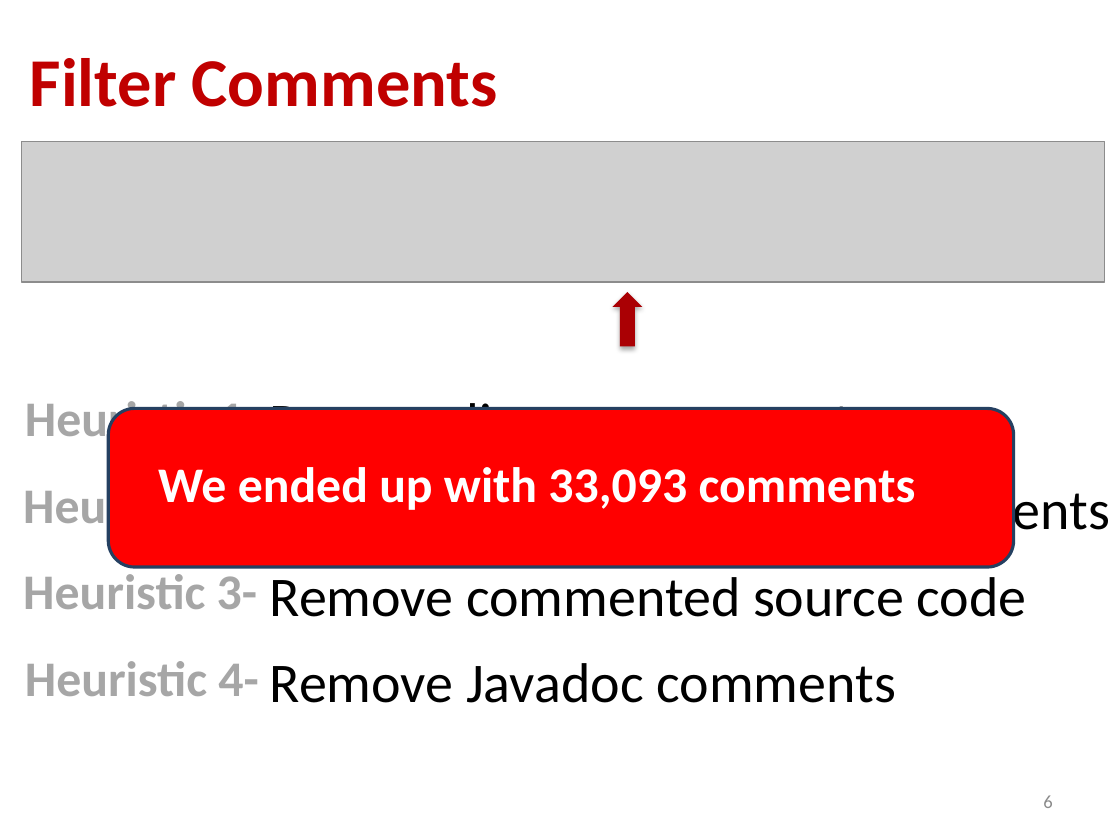
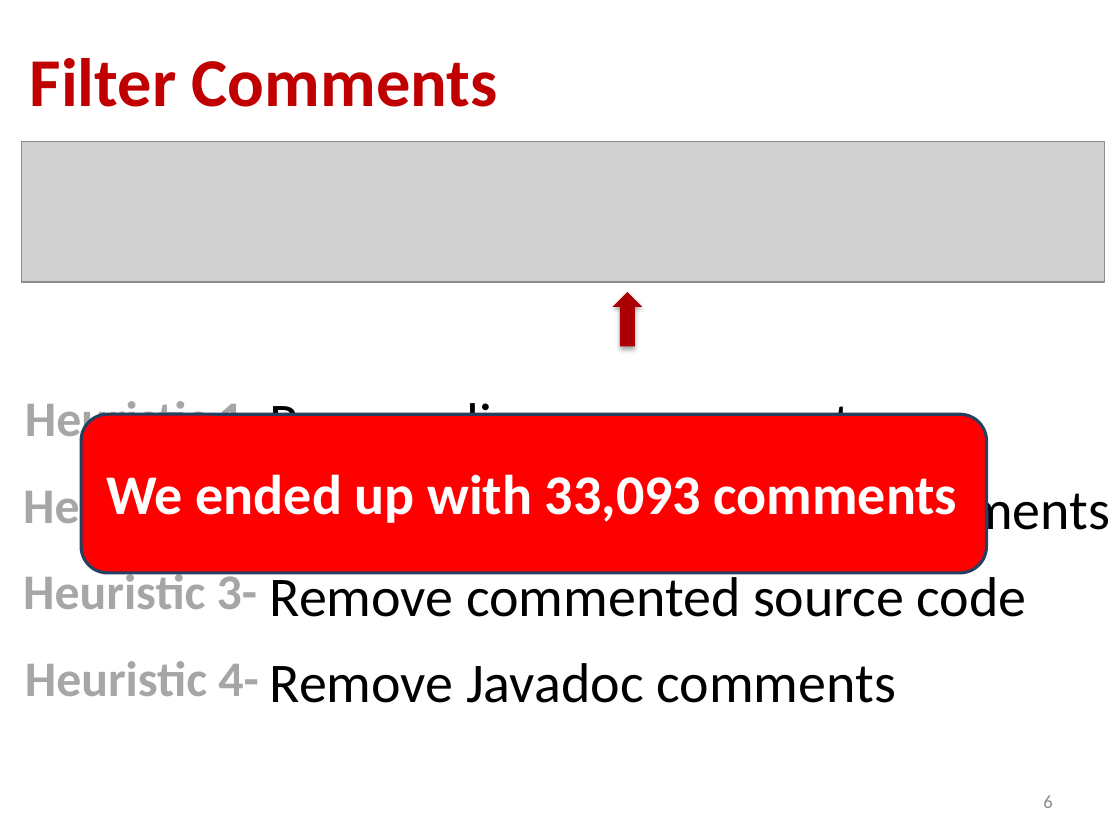
Before and after one commit to maldonado/mtd_paper, a slide deck: slide 6 of evermal_MTD2015_2.pptx. Drawn at 1120x840 pixels with LibreOffice and Linux fonts; fonts in the diff are those of the drawing; grey boxes stand for pictures. Boxes give left, top, right and bottom in pixels: in the first picture for what was removed or moved away, otherwise in the second. Text is boxed around its words. In the diff, an @@ line names an element or a change of style, - is before the commit and + after.

```diff
--- a/evermal_MTD2015_2.pptx
+++ b/evermal_MTD2015_2.pptx
@@ rounded rectangle moved from (x1=109, y1=409, x2=1014, y2=568) to (x1=81, y1=414, x2=986, y2=573) @@
@@ text "We ended up with 33,093 ..." moved from (x1=158, y1=467, x2=916, y2=510) to (x1=106, y1=474, x2=958, y2=523) @@
@@ text "We ended up with 33,093 ..." at (x1=106, y1=474, x2=958, y2=523): size 32 to 36 pt @@
```
Also in this commit, not shown: 7 other slides changed, 1 slide added.
